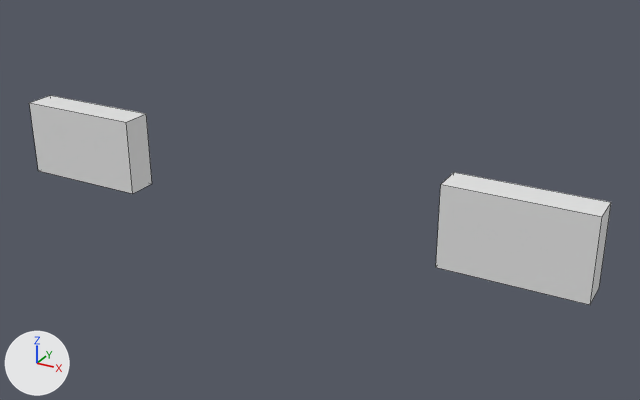
The FBX model assets/meshes/Car_Pickup__neonfff6c2.fbx as it was, and as the next commit left it.
Before and after are seen from a camera (50 mm lens) standing at (1.048, -1.698, 0.831) and looking at (0.095, 0.035, -0.036). The lights are fixed; the arrows at lower left show +X, +Y and +Z. The older version comes first. Mesh edges are drawn as thin lines. Where no turn or scale is listed for an object, it has been applied to the vertices.

Names of what the first picture shows: '_bake'.
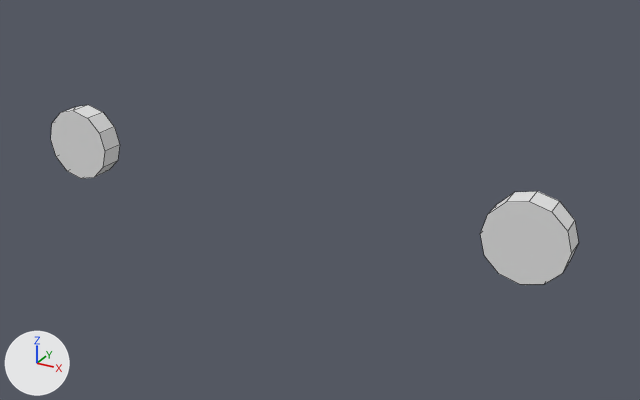
What differs and where, as boxes (x1, y1, x2, y2) in the pictures (640 x 400 px):
'_bake', reshaped (9% narrower, 14% shorter)
    before: (29, 95, 611, 305)
    after: (51, 105, 579, 285)
part 1 of me_car_pickup_neon_fff6c2, added
    after: (51, 105, 120, 179)
part 2 of me_car_pickup_neon_fff6c2, added
    after: (480, 191, 579, 285)
part 3 of me_car_pickup_neon_fff6c2, deleted
    before: (29, 95, 152, 194)
part 4 of me_car_pickup_neon_fff6c2, deleted
    before: (436, 172, 611, 305)

Patch to the scene script:
```diff
--- a/assets/meshes/Car_Pickup__neonfff6c2.fbx.py
+++ b/assets/meshes/Car_Pickup__neonfff6c2.fbx.py
@@ me_car_pickup_neon_fff6c2 @@
 # used by ob_bake; location = (0.0, 0.0, 0.0)
-me_car_pickup_neon_fff6c2.from_pydata(...)  # 16 vertices, 12 faces; spans x -0.77..0.77, y -0.04..0.04, z -0.1..0.1
+me_car_pickup_neon_fff6c2.from_pydata(...)  # 48 vertices, 28 faces; spans x -0.72..0.72, y -0.03..0.03, z -0.1..0.1
+# me_car_pickup_neon_fff6c2 part 1: a new loose piece, a 12-sided cylinder along y spanning x -0.717..-0.523, y -0.03..0.03, z -0.098..0.098
+# me_car_pickup_neon_fff6c2 part 2: a new loose piece, a 12-sided cylinder along y spanning x 0.523..0.717, y -0.03..0.03, z -0.098..0.098
+# me_car_pickup_neon_fff6c2 part 3: the loose piece of 8 vertices spanning x -0.77..-0.43, y -0.04..0.04, z -0.1..0.1 is deleted
+# me_car_pickup_neon_fff6c2 part 4: the loose piece of 8 vertices spanning x 0.43..0.77, y -0.04..0.04, z -0.1..0.1 is deleted
```
